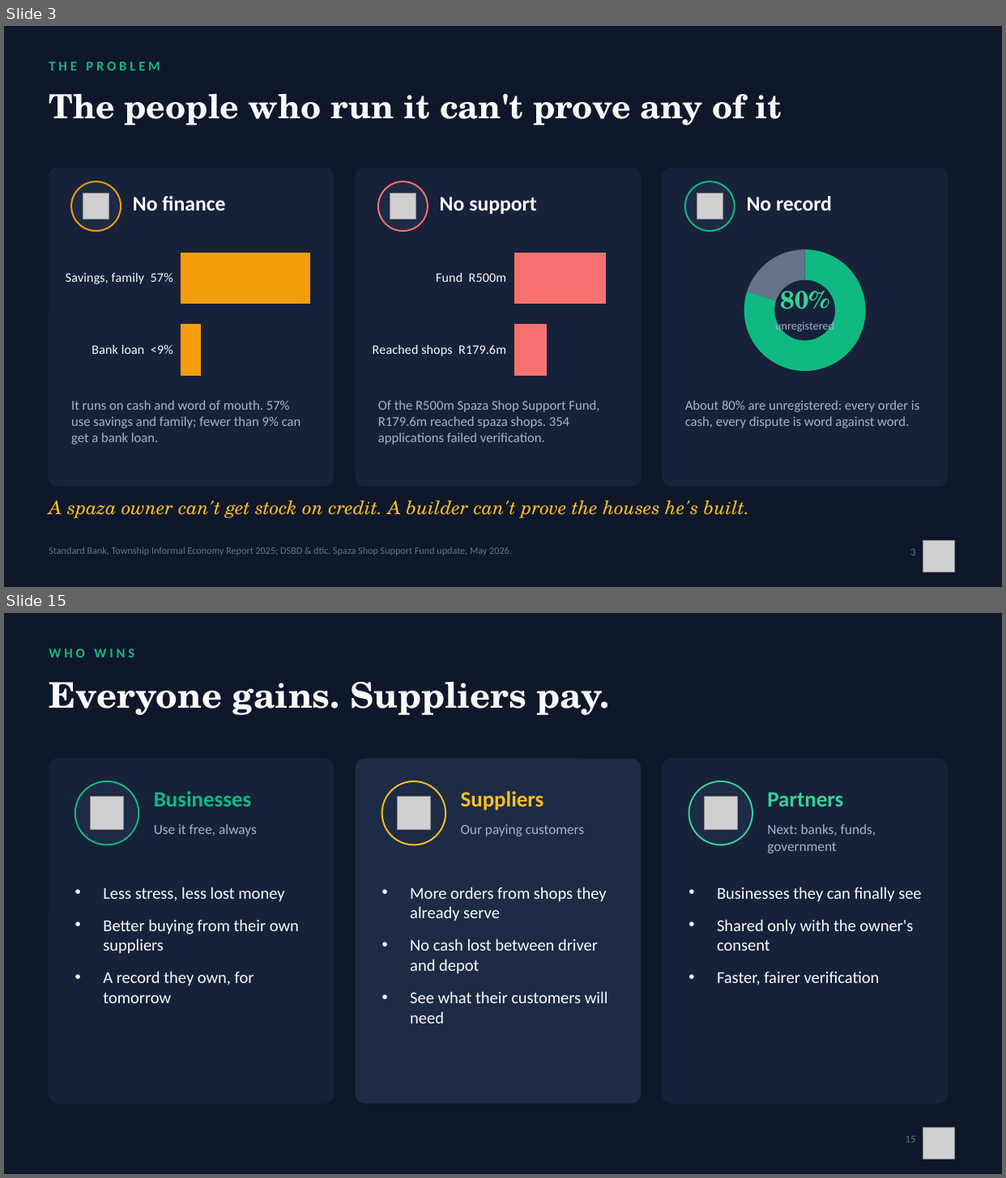
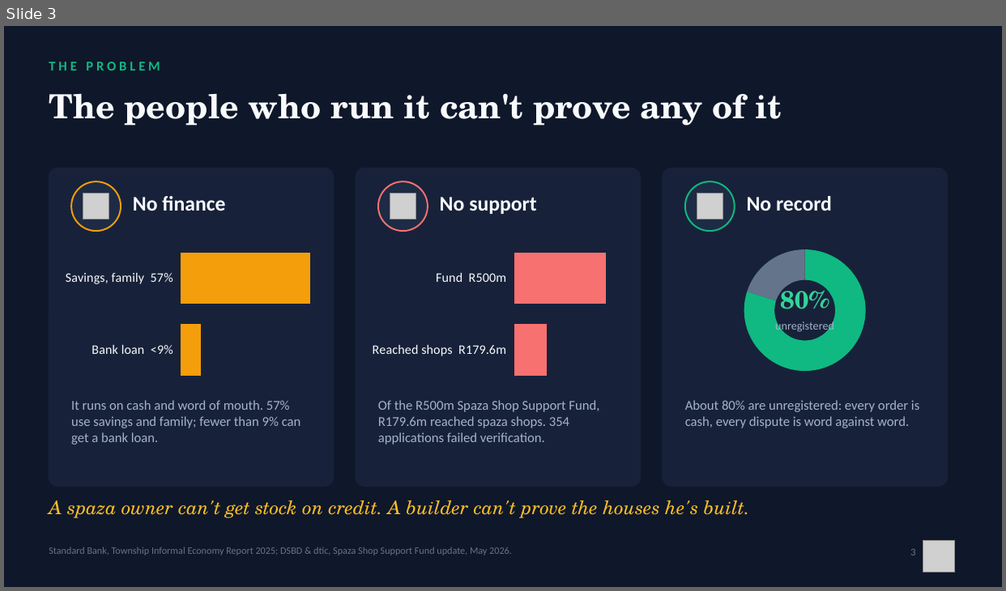
Before and after one commit to Mandla78/KasiFlow, a slide deck: docs/submission/05_final_submission/Akayza_Pitch_TeamPR.pptx. Shown one above the other, each under a label of ours: slides 3 and 15 before the commit, slide 3 after it; the slides between them are not shown. The pictures are 1006x1178 and 1006x591 pixels, drawn with LibreOffice and Linux fonts; fonts in the diff are those of the drawing; grey boxes stand for pictures. Boxes give left, top, right and bottom in pixels: in the first picture for what was removed or moved away, otherwise in the second. Text is boxed around its words. In the diff, an @@ line names an element or a change of style, - is before the commit and + after.

```diff
--- a/docs/submission/05_final_submission/Akayza_Pitch_TeamPR.pptx
+++ b/docs/submission/05_final_submission/Akayza_Pitch_TeamPR.pptx
@@ slide 15 removed at <box>4,613,1002,1174</box>, background #0F172A @@
@@ text removed at <box>49,649,134,658</box> @@
-WHO WINS
@@ text removed at <box>49,682,610,715</box> @@
-Everyone gains. Suppliers pay.
@@ rounded rectangle removed at <box>49,759,334,1103</box> @@
@@ ellipse removed at <box>75,781,138,845</box> @@
@@ rounded rectangle removed at <box>356,759,641,1103</box> @@
@@ ellipse removed at <box>382,781,445,845</box> @@
@@ rounded rectangle removed at <box>663,759,948,1103</box> @@
@@ ellipse removed at <box>689,781,752,845</box> @@
@@ picture removed at <box>90,796,123,829</box> @@
@@ text removed at <box>154,791,252,807</box> @@
-Businesses
@@ picture removed at <box>397,796,430,829</box> @@
@@ text removed at <box>461,791,544,811</box> @@
-Suppliers
@@ picture removed at <box>704,796,737,829</box> @@
@@ text removed at <box>767,792,843,807</box> @@
-Partners
@@ text removed at <box>154,824,257,837</box> @@
-Use it free, always
@@ text removed at <box>461,824,584,837</box> @@
-Our paying customers
@@ text removed at <box>767,824,876,854</box> @@
-Next: banks, funds, government
@@ text removed at <box>103,887,299,1003</box> @@
-• Less stress, less lost money
-• Better buying from their own suppliers
-• A record they own, for tomorrow
@@ text removed at <box>410,887,608,1024</box> @@
-• More orders from shops they already serve
-• No cash lost between driver and depot
-• See what their customers will need
@@ text removed at <box>717,887,921,986</box> @@
-• Businesses they can finally see
-• Shared only with the owner's consent
-• Faster, fairer verification
@@ text removed at <box>906,1136,916,1143</box> @@
-15
@@ picture removed at <box>923,1128,955,1160</box> @@
```
Also in this commit, not shown: 9 slides changed, 14 other slides removed, 6 other files.
